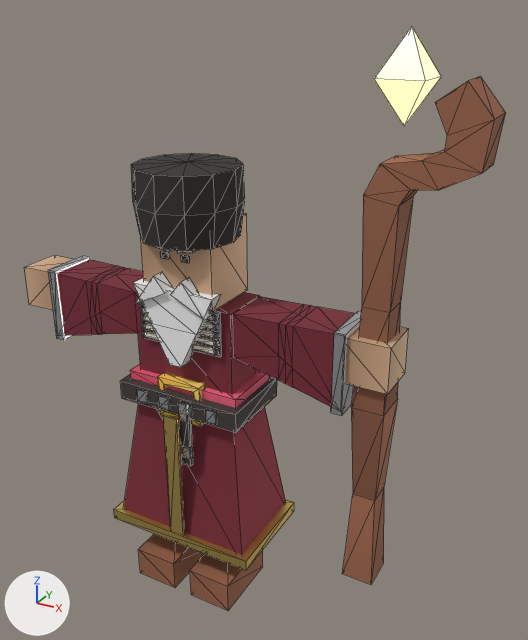
Two versions of the glTF model assets/mage_rigged/mage_rigged.glb, one commit apart.
Camera for both pictures: a 50 mm lens placed at (1.65, -2.41, 2.61), pointed at (0.27, 0.11, 1.35). Every picture has the same lights, and +X, +Y and +Z are marked at lower left. The older version comes first. Mesh edges are drawn as thin lines. Vertices at exactly the same position are counted once.

In view in the first picture: 'mage_body'.
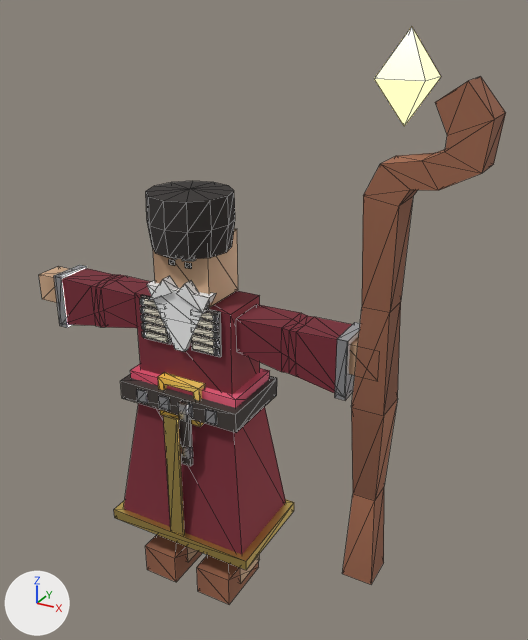
What the commit changed:
me_mage_body is used by ob_mage_body; location (0.0, 0.0, 0.0).
me_mage_body had 571 vertices, 908 faces and spanned x -0.91..1.17, y -0.25..0.23, z 0.0..2.53.
me_mage_body now has 571 vertices, 908 faces and spans x -0.85..1.17, y -0.24..0.23, z 0.0..2.53.
me_mage_body part 1: the loose piece of 8 vertices spanning x -0.17..0.17, y -0.14..0.14, z 1.46..1.8 is scaled about its middle by 0.8, then moved by (0.0, 0.0, -0.03).
me_mage_body part 2: the loose piece of 8 vertices spanning x 0.7..0.91, y -0.1..0.1, z 1.26..1.45 is scaled about its middle by (0.72, 0.66, 0.66), then moved by (-0.03, 0.0, -0.01).
me_mage_body part 3: the loose piece of 8 vertices spanning x -0.25..-0.04, y -0.23..0.1, z 0.0..0.15 is scaled about its middle by (0.85, 0.85, 1), then moved by (0.0, 0.01, 0.0).
me_mage_body part 4: the loose piece of 8 vertices spanning x 0.05..0.26, y -0.23..0.1, z 0.0..0.15 is scaled about its middle by (0.85, 0.85, 1), then moved by (0.0, 0.01, 0.0).
me_mage_body part 5: the loose piece of 8 vertices spanning x -0.91..-0.71, y -0.1..0.1, z 1.26..1.45 is scaled about its middle by (0.72, 0.66, 0.66), then moved by (0.03, 0.0, -0.01).
me_mage_body part 6: the loose piece of 12 vertices spanning x -0.19..0.19, y -0.18..-0.11, z 1.19..1.53 is scaled about its middle by 0.8, then moved by (0.0, 0.03, 0.02).
me_mage_body part 7: the loose piece of 6 vertices spanning x -0.18..-0.02, y -0.2..-0.14, z 1.45..1.59 is scaled about its middle by 0.8, then moved by (0.02, 0.03, -0.01).
me_mage_body part 8: the loose piece of 6 vertices spanning x 0.01..0.17, y -0.2..-0.14, z 1.45..1.59 is scaled about its middle by 0.8, then moved by (-0.02, 0.03, -0.01).
me_mage_body part 9: the loose piece of 8 vertices spanning x -0.07..-0.03, y -0.15..-0.14, z 1.65..1.68 is moved by (0.01, 0.03, -0.04).
me_mage_body part 10: the loose piece of 8 vertices spanning x 0.03..0.07, y -0.15..-0.14, z 1.65..1.68 is moved by (-0.01, 0.03, -0.04).
me_mage_body part 11: the loose piece of 8 vertices spanning x 0.02..0.09, y -0.15..-0.14, z 1.69..1.72 is moved by (-0.01, 0.03, -0.05).
me_mage_body part 12: the loose piece of 32 vertices spanning x 0.25..0.73, y -0.11..0.11, z 1.14..1.47 is scaled about its middle by (1, 0.755, 0.752), then moved by (0.0, 0.0, 0.01).
me_mage_body part 13: the loose piece of 32 vertices spanning x -0.73..-0.25, y -0.11..0.11, z 1.14..1.47 is scaled about its middle by (1, 0.765, 0.761), then moved by (0.0, 0.0, 0.01).
me_mage_body part 14: the loose piece of 37 vertices spanning x -0.22..0.22, y -0.25..0.19, z 1.72..2.03 is scaled about its middle by 0.8, then moved by (0.0, 0.01, -0.08).
me_mage_body part 15: the loose piece of 8 vertices spanning x -0.73..-0.69, y -0.12..0.12, z 1.13..1.48 is scaled about its middle by (1, 0.74, 0.74), then moved by (0.0, 0.0, 0.01).
me_mage_body part 16: the loose piece of 8 vertices spanning x 0.69..0.73, y -0.12..0.12, z 1.13..1.48 is scaled about its middle by (1, 0.74, 0.74), then moved by (0.0, 0.0, 0.01).
Other edits to the shape of me_mage_body do not show in these pictures.

Where the change shows, as pixel boxes [x1, y1, x2, y2] in the pictures (528 x 640 px; the box of a moved part takes in the faces that stretch with it):
'mage_body', reshaped: before [24, 27, 506, 611]; after [39, 27, 506, 604]
part 1 of me_mage_body, moved or reshaped: before [141, 213, 248, 312]; after [153, 229, 238, 307]
part 2 of me_mage_body, moved or reshaped: before [345, 327, 409, 394]; after [349, 336, 359, 375]
part 3 of me_mage_body, moved or reshaped: before [138, 534, 205, 587]; after [145, 535, 202, 582]
part 4 of me_mage_body, moved or reshaped: before [190, 550, 263, 611]; after [197, 555, 259, 604]
part 5 of me_mage_body, moved or reshaped: before [24, 255, 73, 310]; after [39, 266, 68, 303]
part 6 of me_mage_body, moved or reshaped: before [133, 278, 221, 367]; after [147, 280, 216, 352]
part 7 of me_mage_body, moved or reshaped: before [135, 272, 172, 304]; after [148, 276, 177, 301]
part 8 of me_mage_body, moved or reshaped: before [171, 278, 212, 320]; after [177, 281, 209, 314]
part 9 of me_mage_body, moved or reshaped: before [161, 251, 169, 259]; after [169, 259, 175, 266]
part 10 of me_mage_body, moved or reshaped: before [181, 255, 190, 263]; after [185, 262, 192, 269]
part 11 of me_mage_body, moved or reshaped: before [177, 250, 195, 253]; after [182, 259, 196, 261]
part 12 of me_mage_body, moved or reshaped: before [233, 297, 355, 407]; after [236, 304, 352, 394]
part 13 of me_mage_body, moved or reshaped: before [57, 259, 144, 336]; after [62, 268, 150, 328]
part 14 of me_mage_body, moved or reshaped: before [131, 153, 245, 251]; after [146, 181, 235, 259]
part 15 of me_mage_body, moved or reshaped: before [48, 255, 91, 340]; after [54, 265, 87, 328]
part 16 of me_mage_body, moved or reshaped: before [331, 311, 361, 415]; after [335, 322, 360, 400]
